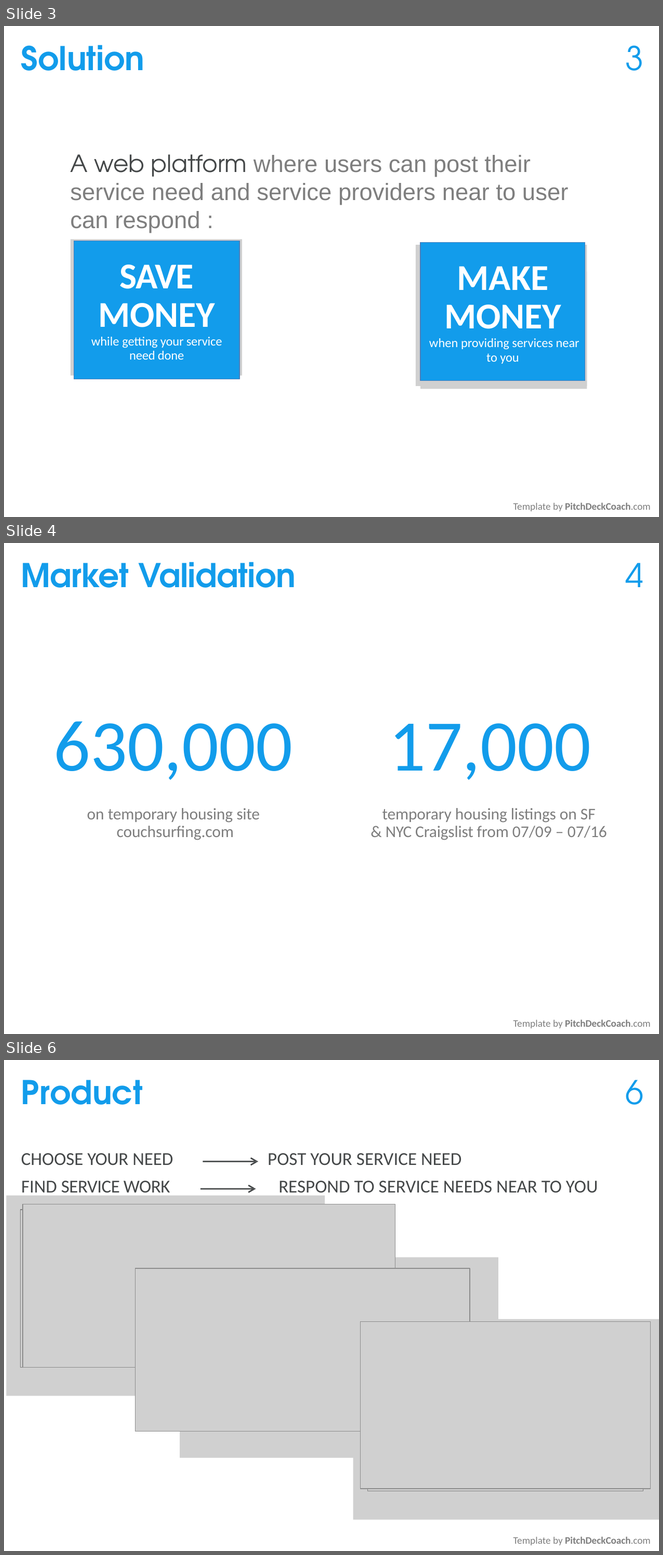
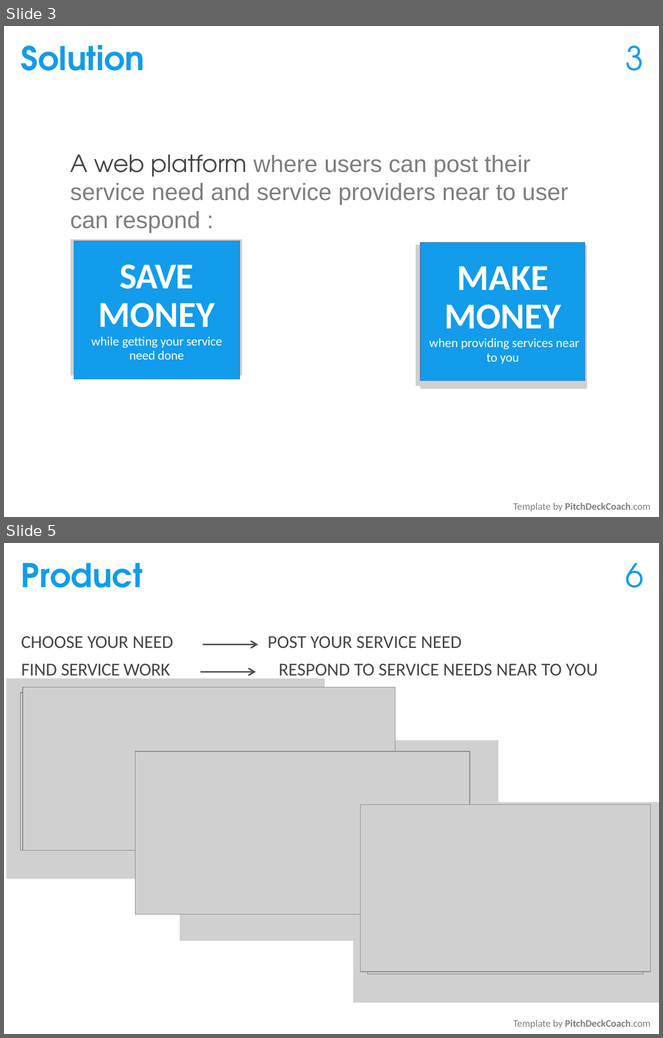
Before and after one commit to chaithu563/myserviceneed, a slide deck: service_images/startuppitch/myservicenned_pitch.pptx. Shown one above the other, each under a label of ours: slides 3, 4 and 6 before the commit, slides 3 and 5 after it; the slides between them are not shown. The pictures are 663x1555 and 663x1038 pixels, drawn with LibreOffice and Linux fonts; fonts in the diff are those of the drawing; grey boxes stand for pictures. Boxes give left, top, right and bottom in pixels: in the first picture for what was removed or moved away, otherwise in the second. Text is boxed around its words. In the diff, an @@ line names an element or a change of style, - is before the commit and + after.

```diff
--- a/service_images/startuppitch/myservicenned_pitch.pptx
+++ b/service_images/startuppitch/myservicenned_pitch.pptx
@@ slide 4 removed at (4, 543, 659, 1034), background #FFFFFF @@
@@ title removed at (21, 562, 296, 588) @@
-Market Validation
@@ text removed at (626, 563, 644, 587) @@
-4
@@ text removed at (53, 721, 293, 840) @@
-630,000
-on temporary housing site couchsurfing.com
@@ text removed at (383, 723, 607, 840) @@
-17,000
-temporary housing listings on SF & NYC Craigslist from 07/09 – 07/16
@@ text removed at (514, 1020, 651, 1029) @@
-Template by PitchDeckCoach.com
@@ what was slide 6 is now slide 5 @@
```
Also in this commit, not shown: 4 slides changed, 1 other slide removed, 1 other file.
